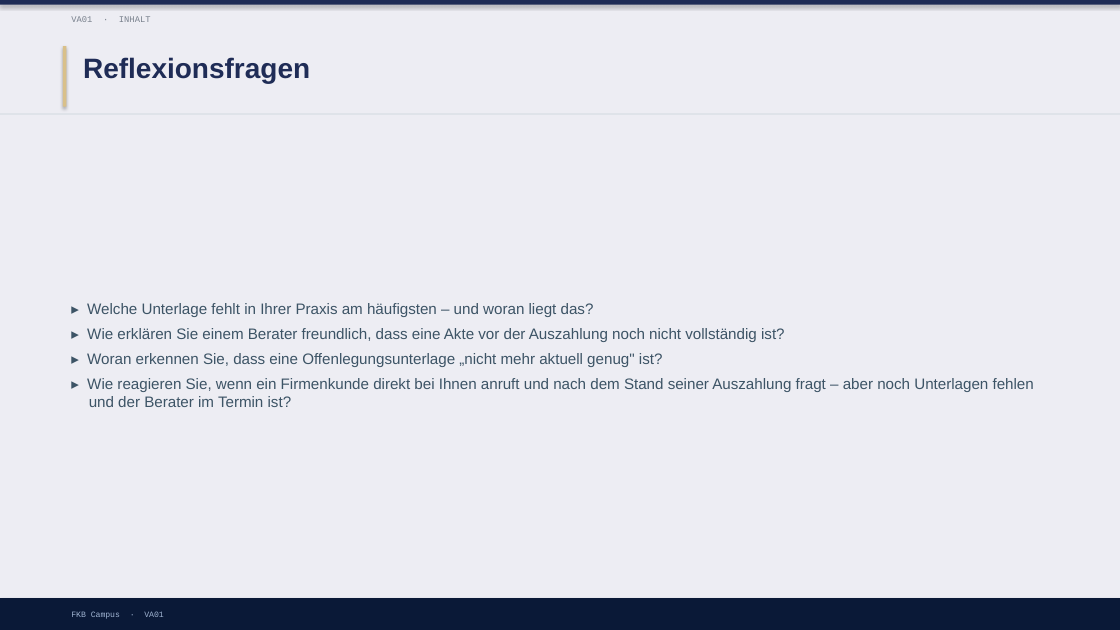
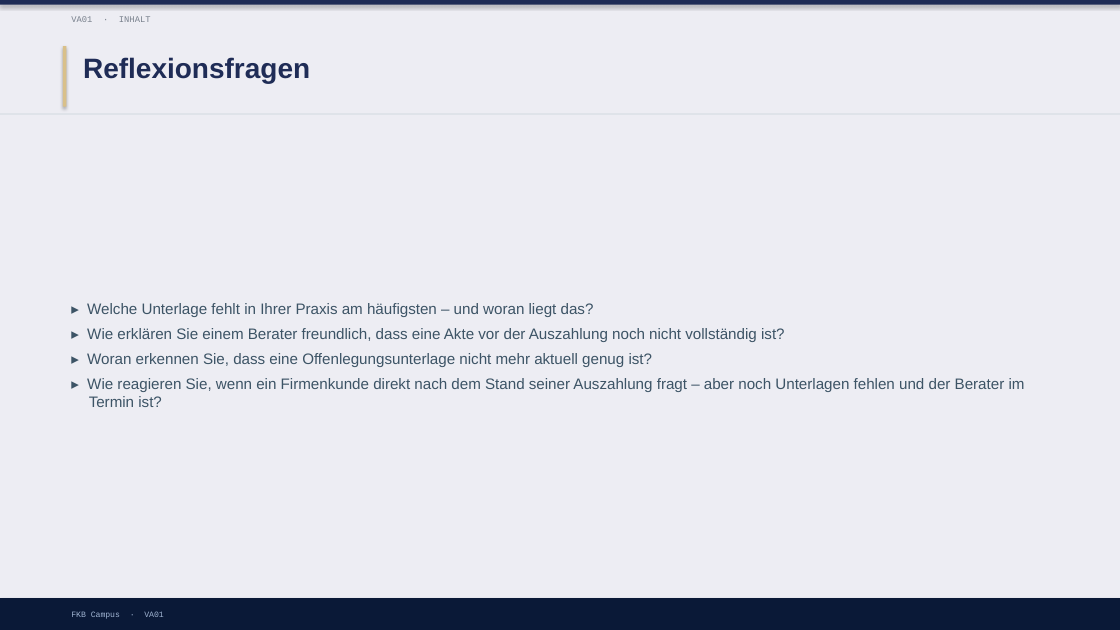
Before and after one commit to ck5rqc47pr-byte/firmenkundenakademie-online, a slide deck: slide 16 of protected-downloads/praesentation/VA01.pptx (slide 8 before the commit). Drawn at 1120x630 pixels with LibreOffice and Linux fonts; fonts in the diff are those of the drawing. Boxes give left, top, right and bottom in pixels: in the first picture for what was removed or moved away, otherwise in the second. Text is boxed around its words. In the diff, an @@ line names an element or a change of style, - is before the commit and + after.

```diff
--- a/protected-downloads/praesentation/VA01.pptx
+++ b/protected-downloads/praesentation/VA01.pptx
@@ text at [87,353,1025,407]: text changed @@
-▸ Woran erkennen Sie, dass eine Offenlegungsunterlage „nicht mehr aktuell genug" ist?
-▸ Wie reagieren Sie, wenn ein Firmenkunde direkt bei Ihnen anruft und nach dem Stand seiner Auszahlung fragt – aber noch Unterlagen fehlen und der Berater im Termin ist?
+▸ Woran erkennen Sie, dass eine Offenlegungsunterlage nicht mehr aktuell genug ist?
+▸ Wie reagieren Sie, wenn ein Firmenkunde direkt nach dem Stand seiner Auszahlung fragt – aber noch Unterlagen fehlen und der Berater im Termin ist?
```
Also in this commit, not shown: 3 other slides changed, 8 slides added, 5 other files.
